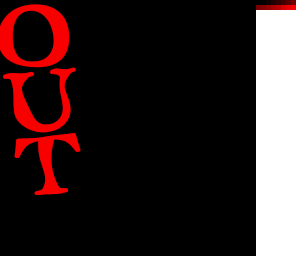
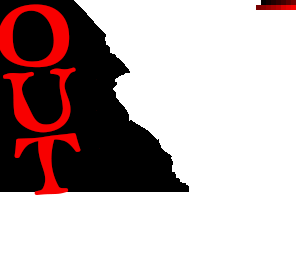
The second 296×256 image is a revision of the first. Changes to its layers:
painted on "Layer 1" over (x1=96, y1=0, x2=165, y2=201)
renamed "Layer 0" to "Layer 2", painted on it over (x1=0, y1=0, x2=261, y2=256)
